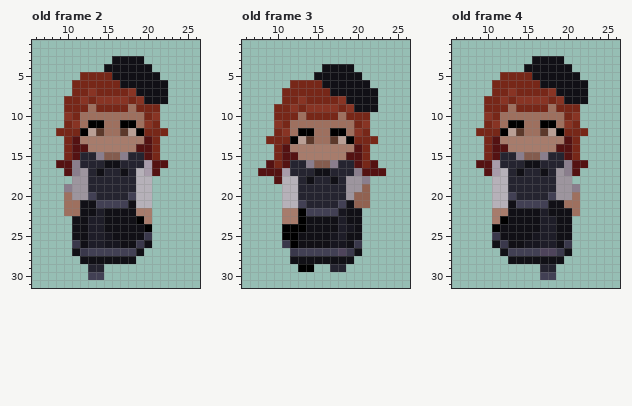
Two versions of one pixel-art file, Assets/Graphics/Player.aseprite. This is how it looked before the edit.
32x32 pixels, 4 frames. Colours within 5 levels of each other are drawn and written as one. Shown: old frame 2: x 6..26, y 1..31; old frame 3: x 6..26, y 1..31; old frame 4: x 6..26, y 1..31. The commit also changed other frames, which this record leaves out.
After:
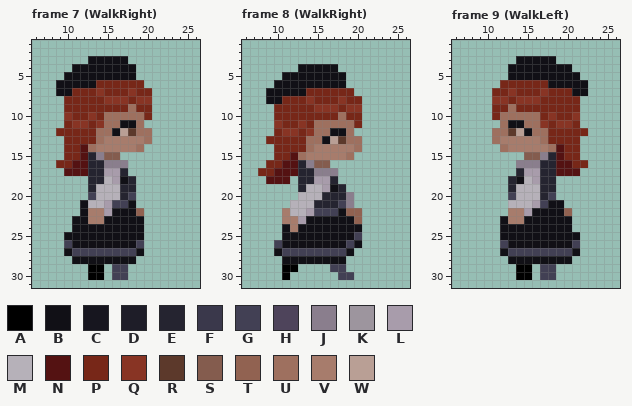
Palette (. is transparent): A #000000  B #111016  C #17161f  D #1e1d28  E #252430  F #3a384b  G #424054  H #4e445b  J #8a7e8d  K #9d959e  L #a89cab  M #b6b1b9  N #541212  P #772718  Q #883424  R #5c392b  S #845c4e  T #916251  U #9e705f  V #a77c6c  W #b99f95
A new or re-ordered frame is compared with the old frame closest to it.
Diff:
frames 4 -> 44
Changed rows in their new state; - is an unchanged pixel.
Frame 7 (WalkRight) is new; against old frame 2:
first column x 9:
 3 ----BBB--..---
 4 --BBBB----..--
 5 -BBBBBB---...-
 6 BBBBB---PPP...
 7 BB--PQ----PP..
 8 ---P-P-----Q..
 9 ----P-------.-
10 ---PQP------.-
11 ---QPQ--BB-..-
12 ---PPU-BWRUU..
13 --PPPU-----U.-
14 --P-U-----U..-
15 --PN----.....-
16 PPNN--JJJ.....
17 --NN-ELLE....-
18 --..--MLB-..--
19 -...-MMM--..--
20 -...-MMM--..--
21 -..-MML---..--
22 -..-VVL---T.--
23 ----VV----B.--
24 ----BB-----.--
25 -B--BBB----.--
26 -GB-BBBB--G.--
27 -BGG----------
28 --B-----------
29 ----AA-GG-----
30 ----AA-GG-----
Frame 8 (WalkRight) is new; against old frame 3:
first column x 8:
 4 -----BBB--..----
 5 ---BBBB----..---
 6 --BBBBBB---...--
 7 -BBBBB---PPP...-
 8 -BB--PQ----PP..-
 9 ----P-P-----Q..-
10 -----P-------.--
11 ----PQP------.--
12 ----QPQ--BB-..--
13 ----PPU-BWRUU..-
14 ---PPPU-----U.--
15 ---P-U-----U..--
16 -P--N----......-
17 PP-NN--JJJ......
18 -N-N.-ELLE....--
19 ---..-MMLB-...--
20 ---..MMM---J..--
21 ---.-MM----J..--
22 ----MML---BTT---
23 -----L----B-T---
24 ---BVB----BB----
25 ---BB----BB-G---
26 --GBB----BBGB---
27 --BGG-----GB.---
28 ---B-------.----
29 ---AA..--GG-----
30 ---A------GG----
Frame 9 (WalkLeft) is new; against old frame 4:
first column x 9:
 3 -----BB---.---
 4 ----BB--------
 5 ---.BBB-------
 6 --.-----P-----
 7 --------QPPP--
 8 -.Q-----P-PPP.
 9 -.-------P----
10 -.------PQP---
11 -..-BB--QPQ---
12 ..UURWB-UPP---
13 -.U-----UPPP--
14 -..U-----U-P--
15 -.....----NP--
16 .....JJJ--NNPP
17 -....ELLE-NN--
18 --..-BML--..--
19 --..-MMM--...-
20 --..-MMM--...-
21 --..MMML---..-
22 --..VVL-B--T.-
23 --.BVV--BB----
24 --.-----BB----
25 --.----BBB--B-
26 --.G--BBBB-BG-
27 --------GGGGB-
28 -----------B--
29 -----AA-GG----
30 -----AA-------
Pixel boxes of the changes (left, top, right, bottom) in both pictures:
changed: (56, 56, 168, 280)
changed: (258, 64, 386, 280)
changed: (476, 56, 588, 280)
